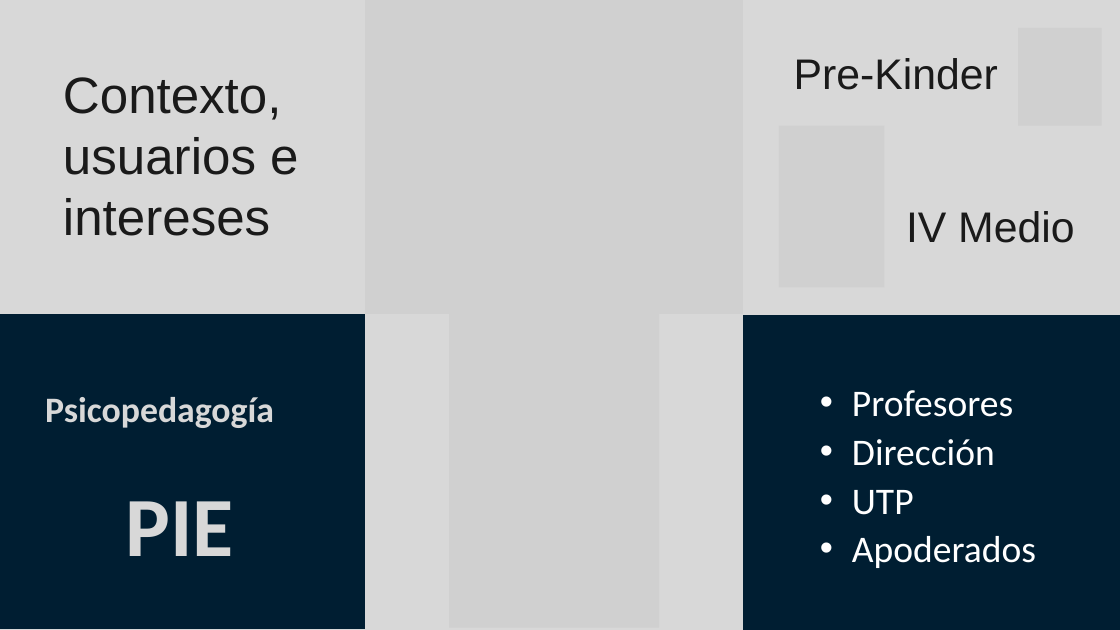
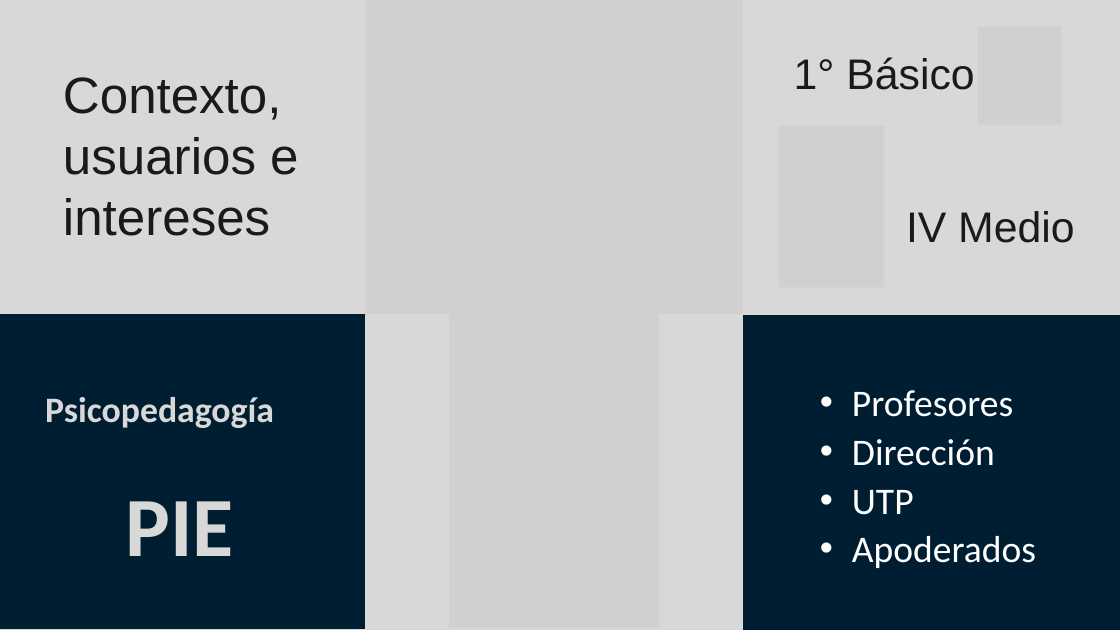
Before and after one commit to benjatapiav/ATEDA, a slide deck: slide 7 of Fase_1/Evidencias Grupales/Presentacion_ATEDA.pptx. Drawn at 1120x630 pixels with LibreOffice and Linux fonts; fonts in the diff are those of the drawing; grey boxes stand for pictures. Boxes give left, top, right and bottom in pixels: in the first picture for what was removed or moved away, otherwise in the second. Text is boxed around its words. In the diff, an @@ line names an element or a change of style, - is before the commit and + after.

```diff
--- a/Fase_1/Evidencias Grupales/Presentacion_ATEDA.pptx
+++ b/Fase_1/Evidencias Grupales/Presentacion_ATEDA.pptx
@@ picture: place and size @@
-picture at (1018, 28, 1102, 125)
+picture at (978, 27, 1061, 124)
@@ text at (794, 57, 974, 90): text changed @@
-Pre-Kinder
+1° Básico
```
Also in this commit, not shown: 10 other files.
